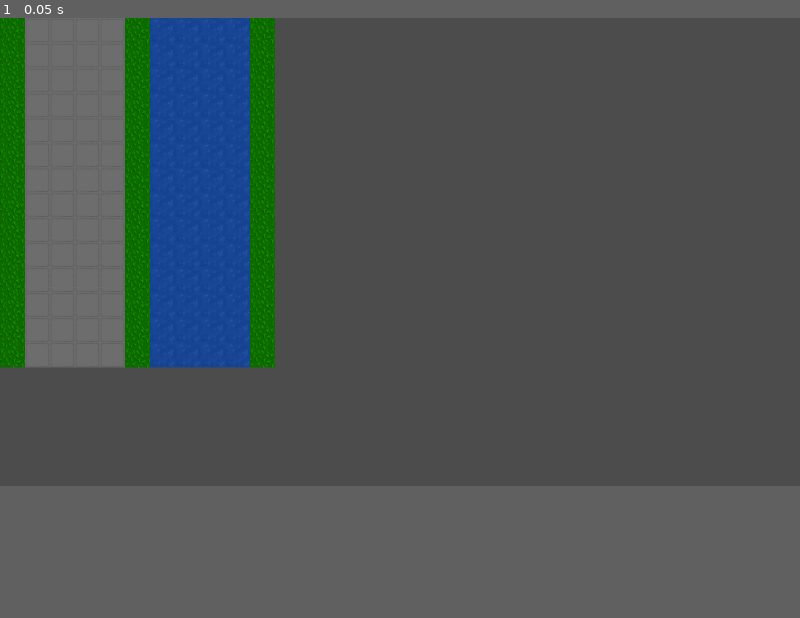
Above: before the commit, frame 1.
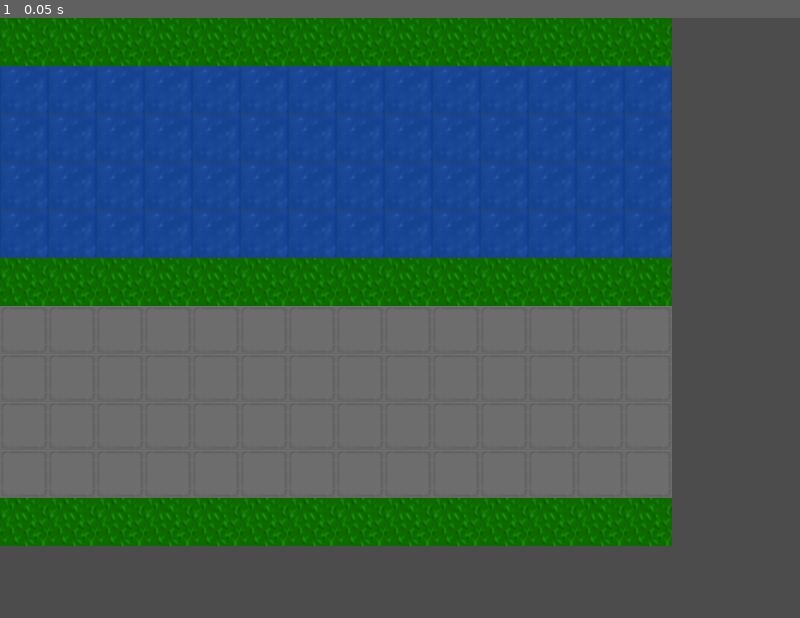
Above: after the commit, the same moment.

Repository: tiriana/gds_frogger
Game: Godot game, scene res://scenes/TilesBoard.tscn
Two runs of this game, one before a commit and one after it. Both use one fixed random seed, a clock stepped at 60 frames per second and the inputs below. The project has no main scene, so this scene is started directly.
Inputs:
- Up to frame 1 (0.05 s): no input
In our replay, the window is 800x468 before the commit and 800x600 after it. These sizes can differ from the game's own. Grey fills any space a smaller window leaves; there, only what the larger window draws over its background counts as a difference.

The runs differ from the first frame. In frame 1, 66% of the frame differs, in the area x 0-84%, y 0-88%.

Commit message:
Rotated the tile map

Diff:
--- a/project.godot
+++ b/project.godot
@@ -13,6 +13,10 @@
 config/name="Frogger"
 config/icon="res://icon.png"
 
+[display]
+
+window/size/width=800
+
 [rendering]
 
 environment/default_environment="res://default_env.tres"
--- a/scenes/TilesBoard.gd
+++ b/scenes/TilesBoard.gd
@@ -20,7 +20,7 @@
 func create_cells():
 	for rowNum in range(rowsNum - 1):
 		for colNum in range(colsNum):
-			$TileMap.set_cell(rowNum, colNum, $TileMap.tile_set.find_tile_by_name(get_tile(rowNum)));
+			$TileMap.set_cell(colNum, rowsNum - rowNum -2, $TileMap.tile_set.find_tile_by_name(get_tile(rowNum)));
 
 func _ready():
 	create_cells()
--- a/scenes/TilesBoard.tscn
+++ b/scenes/TilesBoard.tscn
@@ -3,8 +3,9 @@
 [ext_resource path="res://scenes/TilesBoard.gd" type="Script" id=1]
 [ext_resource path="res://scenes/tiles/terrianTiles.tres" type="TileSet" id=2]
 
-[node name="TilesBoard" type="Node" index="0"]
+[node name="TilesBoard" type="Node2D" index="0"]
 
+scale = Vector2( 1.5, 1.5 )
 script = ExtResource( 1 )
 _sections_unfolded = [ "Transform" ]
 rowsNum = 12
